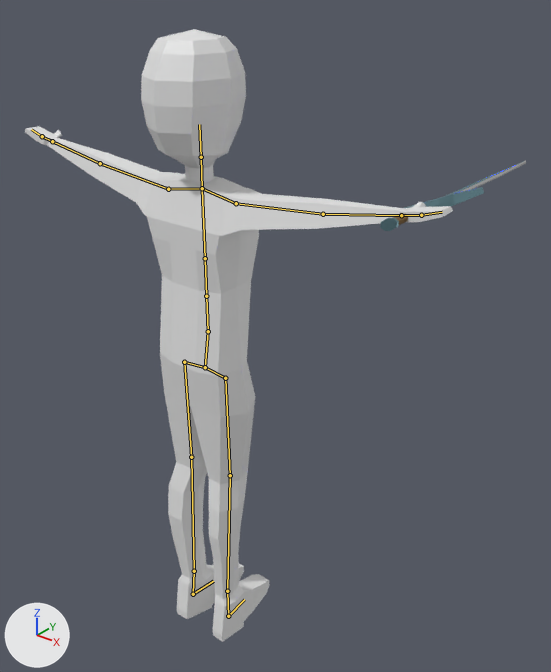
Before and after pictures for a commit that changed the glTF model assets/models/model.glb.
Both versions are drawn from a 50 mm camera at (3.39, -3.49, 2.58) aimed at (0.07, 0.66, 0.01). Arrows for +X, +Y and +Z are at lower left; the lights stay in place. The first picture is the older version. Both versions are drawn at frame 0 of the action 'Idle-with-sword'; the numbers are the values there. The bones that bend it are drawn over the model as lines.

Names of what the first picture shows: '立方体', '立方体.001'.
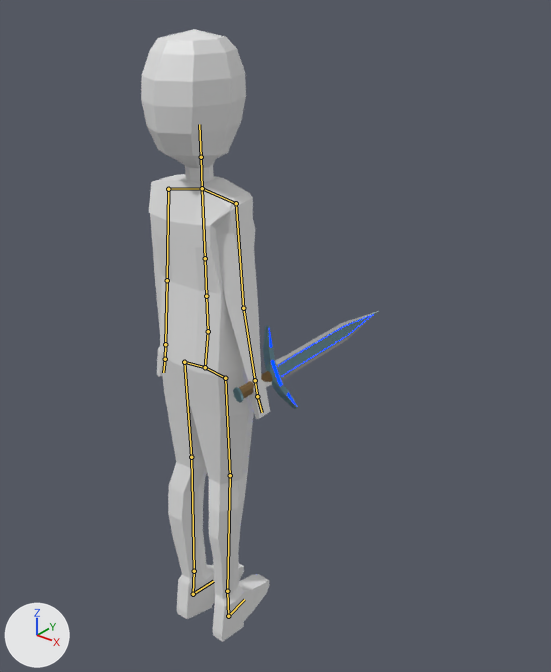
The edits, one by one:
Bone '骨骼.006' (bone_骨骼_006) turns from (0, 0, 0) to (3, 3, 94) degrees about its own x, y and z.
Bone '骨骼.009' (bone_骨骼_009) turns from (0, 0, 0) to (3, -3, -90) degrees about its own x, y and z.

Where the change shows, as pixel boxes [x1, y1, x2, y2] in the pictures (551 x 672 px):
'立方体', posed (69% narrower)
    before: [25, 29, 453, 642]
    after: [141, 29, 272, 642]
'立方体.001', posed (39% taller)
    before: [380, 161, 526, 231]
    after: [233, 311, 379, 409]
bone '骨骼.006', root to tip
    before: (168, 189) to (100, 163)
    after: (168, 189) to (167, 280)
bone '骨骼.009', root to tip
    before: (236, 203) to (323, 214)
    after: (236, 203) to (243, 308)
